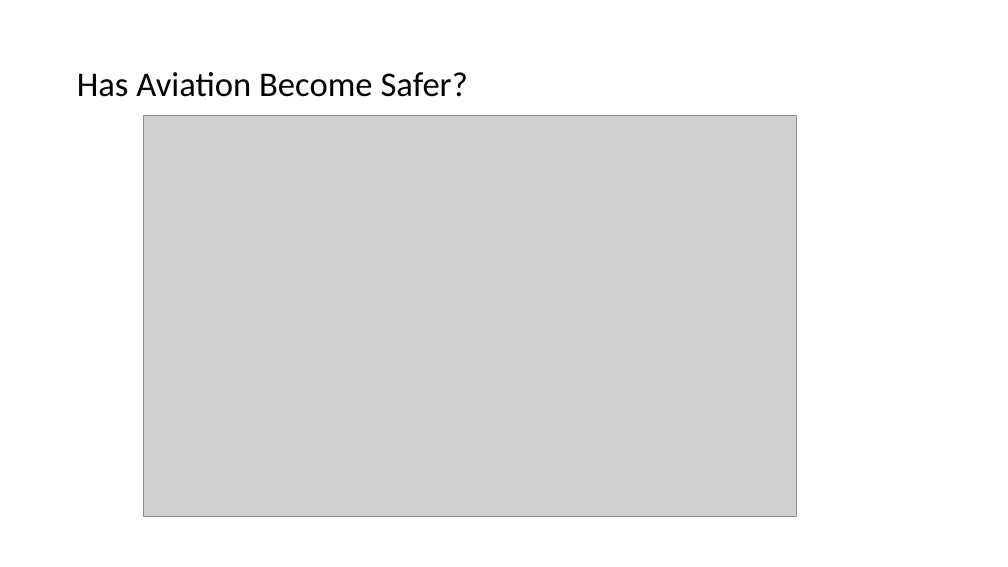
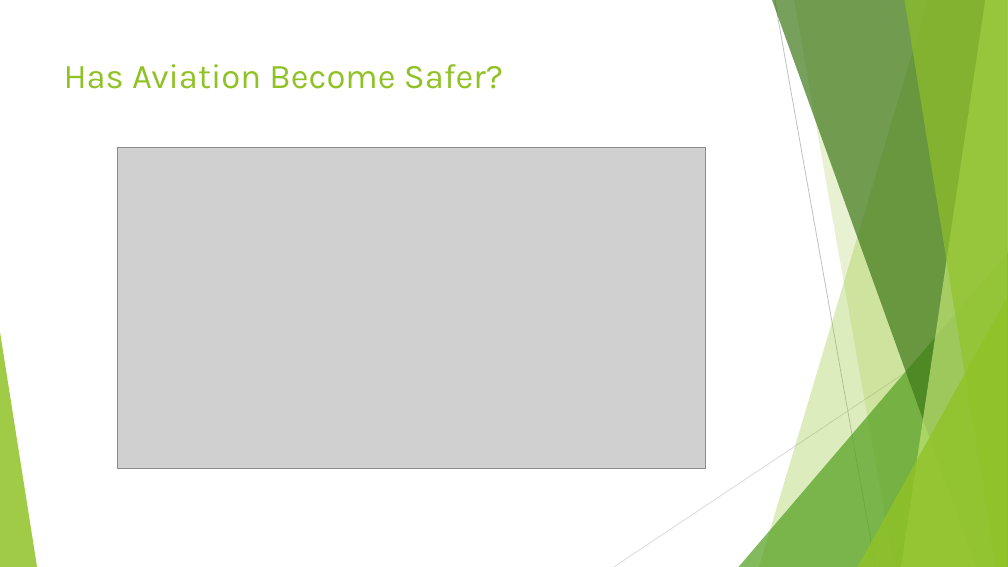
Before and after one commit to MZt92-ui/Project-1-Group-3, a slide deck: slide 6 of plane_crash_presenation_Rob.pptx. Drawn at 1008x567 pixels with LibreOffice and Linux fonts; fonts in the diff are those of the drawing; grey boxes stand for pictures. Boxes give left, top, right and bottom in pixels: in the first picture for what was removed or moved away, otherwise in the second. Text is boxed around its words. In the diff, an @@ line names an element or a change of style, - is before the commit and + after.

```diff
--- a/plane_crash_presenation_Rob.pptx
+++ b/plane_crash_presenation_Rob.pptx
@@ title "Has Aviation Become Safer?": place and size @@
-title "Has Aviation Become Safer?" at [77,72,468,97]
+title "Has Aviation Become Safer?" at [64,64,503,89]
@@ title "Has Aviation Become Safer?" at [64,64,503,89]: font Calibri to Karla, text colour #000000 to #90C226; line spacing 0.9 to 1; vertical alignment middle to top @@
@@ picture: place and size @@
-picture at [143,116,796,516]
+picture at [117,147,706,468]
@@ group added at [0,0,1008,567]: 5 freeform shapes, 3 triangles, 2 lines @@
```
Also in this commit, not shown: 5 other slides changed, 1 slide added, 8 other files.
